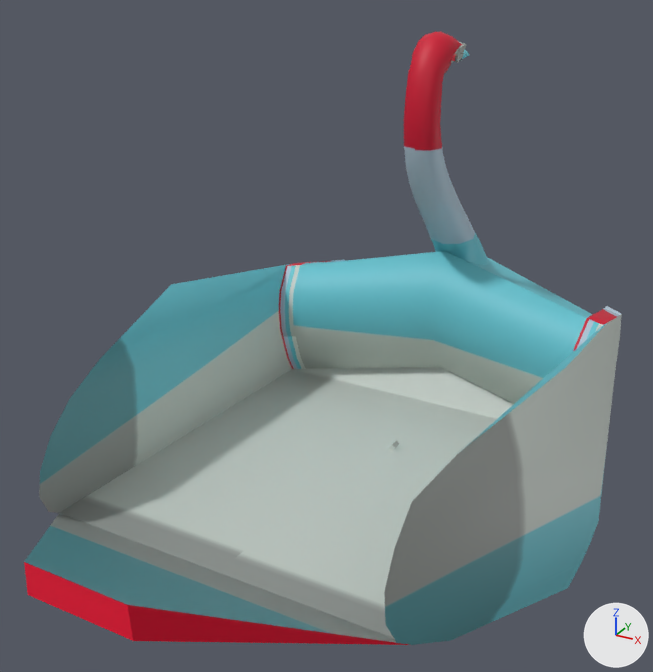
The FBX model Assets/Art/Static Meshes/Vehicles/SM_SwanBoat_01.fbx: old version first, new version second.
One viewpoint serves both versions: a 50 mm lens placed at (1.7, -3.56, 2.58), pointed at (-0.09, -0.31, 0.95). The axes (+X, +Y, +Z) are drawn at lower right. The lights are the same throughout. The picture after the commit comes second. Where no turn or scale is listed for an object, it has been applied to the vertices.

Names of what the first picture shows: 'Kick_Stand1', 'SM_SwanBoat_01'.
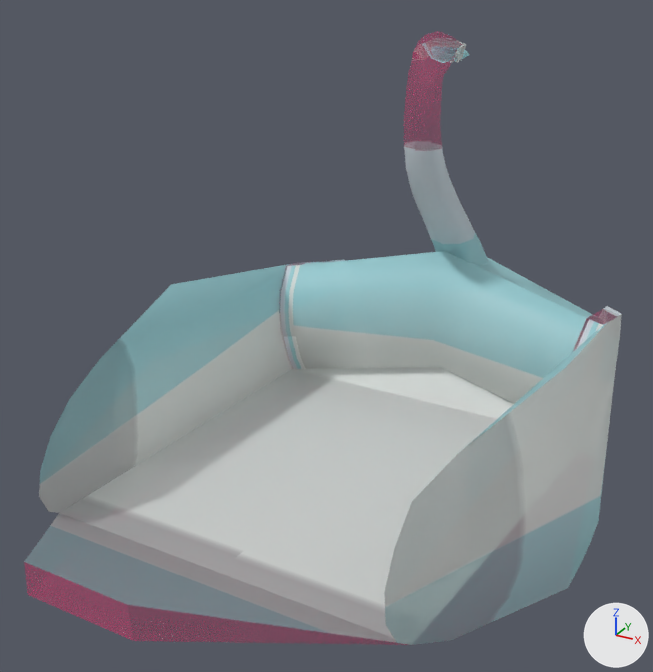
Boxes (x1, y1, x2, y2) around the edits, measured in the pictures (653 x 672 px):
'SM_SwanBoat_01', surface changed: (24, 37, 621, 645) in both
'Kick_Stand1', deleted: before (389, 441, 399, 450)

Edits to the bpy script that builds the scene:
```text
Change img_t_vehicles_png:
    img_t_vehicles_png: load_image('T_Vehicles.png', '../../Textures/T_Vehicles.png', 1235, 1235, 'sRGB') -> load_image('T_Vehicles.png', '../../Textures/T_Vehicles.png', 1235, 1235, 'Non-Color')
Change mat_material__28:
    add n3 = _N.new('ShaderNodeTexImage'); n3.name = 'Image Texture.001'
    add n3.image = img_t_vehicles_png
    where n0 = _N.new('ShaderNodeBsdfPrincipled'); n0.name = 'Principled BSDF'
    add _L.new(n3.outputs[0], n0.inputs[4])  # 'Color' to 'Alpha'
Remove ob_kick_stand1:
    ob_kick_stand1 = bpy.data.objects.new('Kick_Stand1', me_mesh_248)
    ob_kick_stand1.location = (0.0, 0.0, 0.0)
```
